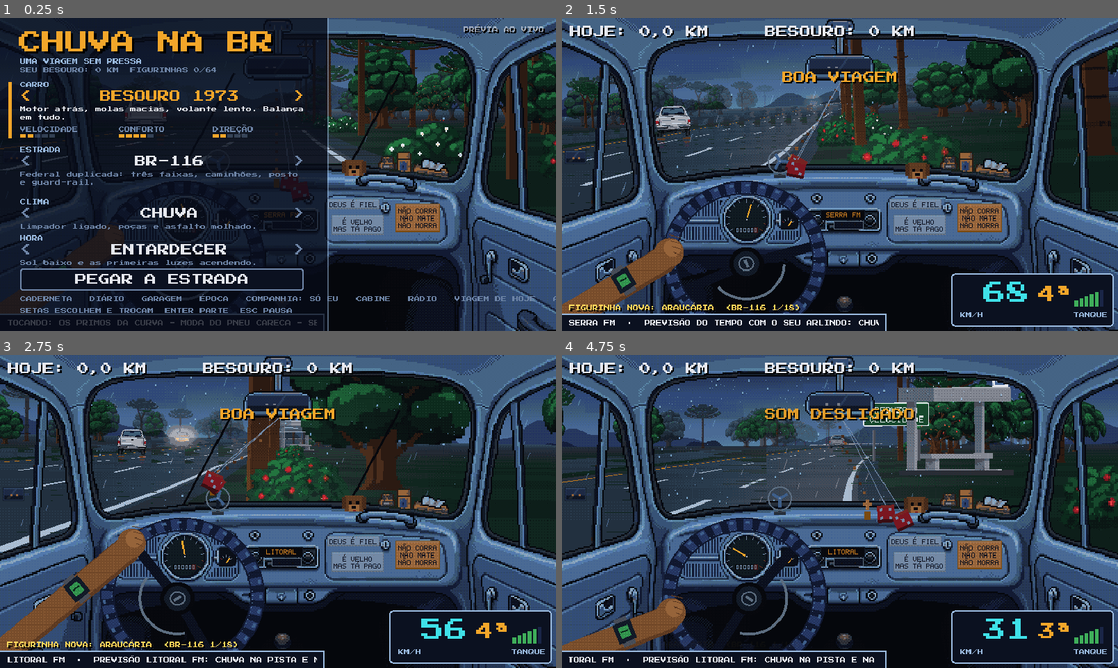
Above: before the commit, frames 1-4 (two rows, left to right).
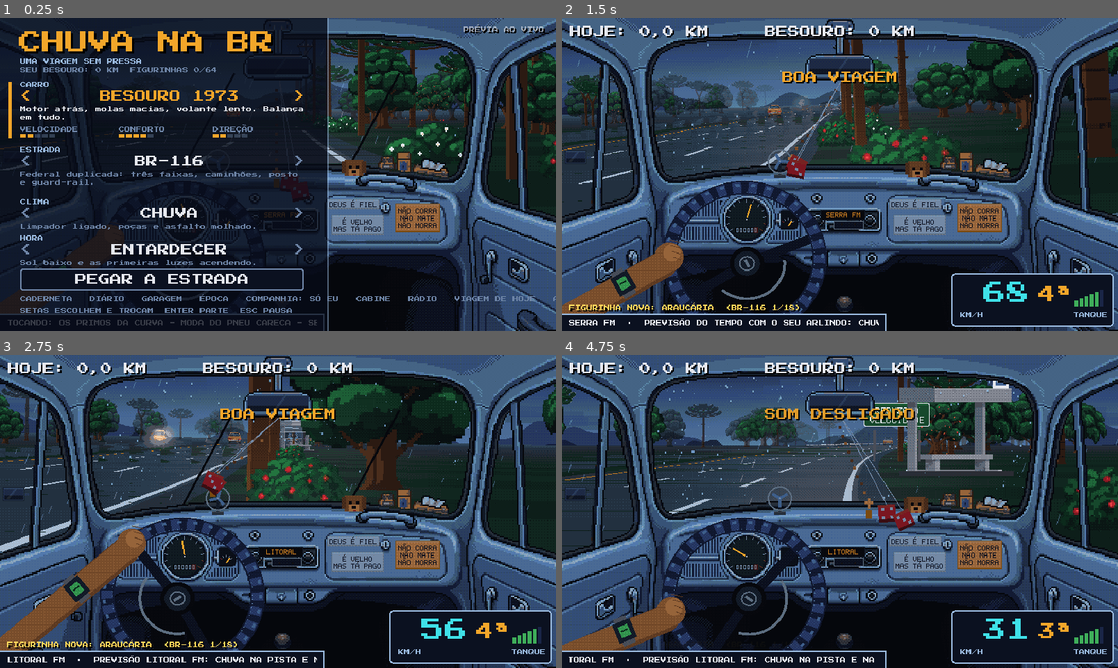
Above: after the commit, the same moments.

Repository: natanaelcd-coder/chuva-na-br-godot
Game: Godot game, scene res://main.tscn
Two runs of this game, one before a commit and one after it. Both use one fixed random seed, a clock stepped at 60 frames per second and the inputs below. Sound files missing from this copy of the repository are replaced by a short silence.
Inputs (mouse positions are in pixels of both pictures, inside the frame that each line leads up to):
- Up to frame 1 (0.25 s): no input
- Up to frame 2 (1.5 s): tap Enter at 0.5, 0.6 s; move the mouse to (962, 158) at 0.52 s; hold Right 0.53-1.25 s; click (962, 158) at 0.67 s; tap Space at 0.77, 1.07 s; drag from (728, 190) to (812, 237) at 1.27 s
- Up to frame 3 (2.75 s): move the mouse to (333, 442) at 2.02 s; hold Right from 2.03 s (still down); tap R at 2.1 s
- Up to frame 4 (4.75 s): release Right at 2.75 s; drag from (812, 574) to (673, 464) at 2.77 s; move the mouse to (1006, 558) at 3.52 s; hold Left 3.53-4.25 s; tap M at 3.6 s; tap Space at 3.77, 4.07 s; drag from (673, 464) to (756, 433) at 4.27 s

The runs differ from the first frame. In frame 1, 0.4% of the frame differs, in the area x 1-92%, y 7-53%; in frame 2, 8.6%, in the area x 0-100%, y 6-95%; in frame 3, 3.5%; in frame 4, 7.6%.

Commit message:
Posto e venda da beira da estrada refeitos na PixelLab; moto e van no trânsito
Posto e venda sem texto na geração (letreiros escritos com a fonte do jogo em fit_estrada.py).
Motos (de trás e de frente) e van/furgão entram no sorteio das três estradas, com largura
própria (ww) e caixa de colisão menor para a moto (hb). Capturas em tests/cap_veiculos.gd.

Co-Authored-By: Claude Sonnet 5.5 <noreply@anthropic.com>
Claude-Session: https://claude.ai/code/session_01AAXhWSydK8E4nrsjVJ2YaC

Diff:
--- a/scripts/game.gd
+++ b/scripts/game.gd
@@ -23,7 +23,7 @@
 	"front_mod0", "front_mod1", "cerca", "eucalipto", "cafe", "casa_sitio", "capela", "vaca0", "vaca1", "porteira",
 	"placa_queijo", "placa_ovos", "placa_gado", "venda", "ipe", "bambu", "placa_sitio0", "placa_sitio1", "placa_sitio2",
 	"placa_venda", "luminaria", "muro", "portico", "led0", "led1", "sos", "placa_radar", "placa_saida", "placa_pedagio",
-	"placa_parada", "parada", "boiadeiro"]
+	"placa_parada", "parada", "boiadeiro", "moto0", "moto1", "front_moto0", "front_moto1", "van0", "van1", "front_van0"]
 
 # the trip the player picked (menu), and what it resolves to
 var cfg := {"car": "besouro", "road": "br", "weather": "chuva", "time": "entardecer"}
@@ -632,33 +632,74 @@
 		y += lerpf(NOISE[i] * (0.25 + ROUGH[i]), NOISE[j] * (0.25 + ROUGH[j]), k) * rough * 16.0
 	return y
 
+# traffic entry for the vehicles that are not car-wide (motorbikes, vans): the sprite width follows the picture (94 px = 900 units)
+func _veh(z: float, x: float, v: float, t_name: String, dir: int) -> Dictionary:
+	var tx: Texture2D = tex[t_name]
+	var e := {"z": z, "x": x, "v": v, "tex": tx, "dir": dir, "ww": 900.0 * tx.get_width() / 94.0}
+	if t_name.contains("moto"):
+		e["hb"] = 0.34
+	return e
+
 func _spawn_cars() -> void:
 	if cfg.road == "terra":
 		for i in 12:   # our side: tractors and old cars; you overtake them through the oncoming lane
 			var tr := i % 4 == 0
 			var boi := i % 6 == 5   # the cattle truck, slow on the dirt
+			if i == 7 or i == 9:   # a motorbike on the dirt
+				cars.append(_veh(randf_range(0, TRACK), LANES[1], randf_range(40, 52), "moto%d" % (0 if i == 7 else 1), 1))
+				continue
 			cars.append({"z": randf_range(0, TRACK), "x": LANES[1], "v": randf_range(18, 24) if tr else (randf_range(28, 36) if boi else randf_range(38, 52)),
 				"tex": tex["trator"] if tr else (tex["boiadeiro"] if boi else tex["car%d" % (randi() % 7)]), "dir": 1})
 		for i in 7:
-			cars.append({"z": randf_range(0, TRACK), "x": LANES[0], "v": -randf_range(40, 58), "tex": tex["front%d" % (randi() % 3)], "dir": -1})
+			if i == 2:
+				cars.append(_veh(randf_range(0, TRACK), LANES[0], -randf_range(40, 55), "front_moto%d" % randi_range(0, 1), -1))
+			elif i == 5:
+				cars.append(_veh(randf_range(0, TRACK), LANES[0], -randf_range(40, 52), "front_van0", -1))
+			else:
+				cars.append({"z": randf_range(0, TRACK), "x": LANES[0], "v": -randf_range(40, 58), "tex": tex["front%d" % (randi() % 3)], "dir": -1})
 	elif cfg.road == "expressa":
 		var spd := [[100, 115], [88, 100], [74, 86], [58, 70]]
 		for i in 32:
 			var l := i % 4
 			var heavy := l == 3 and randf() < 0.6
 			var t_name: String = (["car7", "onibus"].pick_random() if heavy else ["mod0", "mod1", "mod2", "mod3", "mod0"].pick_random())
-			cars.append({"z": randf_range(0, TRACK), "x": LANES[l], "v": randf_range(spd[l][0], spd[l][1]), "tex": tex[t_name], "dir": 1})
+			if i == 5 or i == 18:
+				t_name = "van%d" % (i % 2)
+			elif i == 9 or i == 26:
+				t_name = "moto%d" % (i % 2)
+			var ev := _veh(randf_range(0, TRACK), LANES[l], randf_range(spd[l][0], spd[l][1]), t_name, 1)
+			if t_name.begins_with("car") or t_name.begins_with("mod") or t_name == "onibus":
+				ev = {"z": ev.z, "x": ev.x, "v": ev.v, "tex": tex[t_name], "dir": 1}
+			cars.append(ev)
 		for i in 12:
-			cars.append({"z": randf_range(0, TRACK), "x": -2.4 if i % 2 else -3.1, "v": -randf_range(80, 105),
-				"tex": tex[["front_mod0", "front_mod1", "front0"][i % 3]], "dir": -1})
+			var fn: String = ["front_mod0", "front_mod1", "front0"][i % 3]
+			if i == 4 or i == 11:
+				fn = "front_van0" if i == 4 else "front_moto1"
+			if fn.contains("van") or fn.contains("moto"):
+				cars.append(_veh(randf_range(0, TRACK), -2.4 if i % 2 else -3.1, -randf_range(80, 105), fn, -1))
+			else:
+				cars.append({"z": randf_range(0, TRACK), "x": -2.4 if i % 2 else -3.1, "v": -randf_range(80, 105), "tex": tex[fn], "dir": -1})
 	else:
 		for i in 26:
 			var l := i % 3
 			var sp := randf_range(55, 68) if l == 0 else (randf_range(45, 58) if l == 1 else randf_range(34, 48))
 			var name: String = ["car7", "car7", "boiadeiro"].pick_random() if (l == 2 and randf() < 0.35) else "car%d" % (randi() % 7)
-			cars.append({"z": randf_range(0, TRACK), "x": LANES[l], "v": sp, "tex": tex[name], "dir": 1})
+			if i == 4 or i == 16:   # a motorbike keeping up with the left lane
+				cars.append(_veh(randf_range(0, TRACK), LANES[l], randf_range(55, 68), "moto%d" % (i % 2), 1))
+			elif i == 7 or i == 19 or i == 23:
+				cars.append(_veh(randf_range(0, TRACK), LANES[l], sp, "van%d" % (i % 2), 1))
+			else:
+				cars.append({"z": randf_range(0, TRACK), "x": LANES[l], "v": sp, "tex": tex[name], "dir": 1})
 		for i in 9:
-			cars.append({"z": randf_range(0, TRACK), "x": -2.1 if i % 2 else -2.8, "v": -randf_range(50, 70), "tex": tex["front%d" % (randi() % 3)], "dir": -1})
+			var fn := "front%d" % (randi() % 3)
+			if i == 3:
+				fn = "front_moto0"
+			elif i == 6:
+				fn = "front_van0"
+			if fn.contains("van") or fn.contains("moto"):
+				cars.append(_veh(randf_range(0, TRACK), -2.1 if i % 2 else -2.8, -randf_range(50, 70), fn, -1))
+			else:
+				cars.append({"z": randf_range(0, TRACK), "x": -2.1 if i % 2 else -2.8, "v": -randf_range(50, 70), "tex": tex[fn], "dir": -1})
 
 func _init_weather() -> void:
 	for i in 90:
@@ -1163,7 +1204,7 @@
 	var close := false
 	if started:   # cruise control (and the autopilot) yields to the car ahead instead of ramming it
 		for c in cars:
-			if c.dir > 0 and (absf(c.x - px) < 0.46 or (auto and absf(c.x - LANES[lane]) < 0.3)):
+			if c.dir > 0 and (absf(c.x - px) < c.get("hb", 0.46) or (auto and absf(c.x - LANES[lane]) < 0.3)):
 				var dd := fposmod(c.z - pos, TRACK)
 				var cvv: float = c.get("cur", c.v)   # what it is actually doing, e.g. stuck behind a tractor
 				if dd > 250.0 and dd < 9000.0:   # square-root braking curve: always enough room to slow down
@@ -1374,10 +1415,11 @@
 					cv = o.v
 			var d := fposmod(c.z - pos, TRACK)
 			var dxl := absf(c.x - px)
+			var hb: float = c.get("hb", 0.46)   # a motorbike is narrow: a smaller bubble
 			if d > TRACK - 1400.0 and dxl < 0.5:   # following us: keep a gap instead of creeping onto our bumper
 				cv = minf(cv, maxf(0.0, v + (TRACK - d - 1000.0) * 0.02))
 			# we cut in front of a faster car close behind: it brakes for about a second and honks, we keep our lane
-			if d > TRACK - 1200.0 and dxl < 0.46 and c.v > v and c.get("honk_t", 0.0) <= 0.0:
+			if d > TRACK - 1200.0 and dxl < hb and c.v > v and c.get("honk_t", 0.0) <= 0.0:
 				c.hold_t = 1.2
 				c.honk_t = 5.0
 				_sfx("horn")
@@ -1385,14 +1427,14 @@
 			if c.get("hold_t", 0.0) > 0.0:
 				c.hold_t -= dt
 				cv = minf(cv, maxf(0.0, v - 20.0))
-			var behind_overlap := d > TRACK - 500.0 and dxl < 0.46
-			var swipe := d <= 250.0 and dxl < 0.46   # alongside a car ahead: no driving through it
+			var behind_overlap := d > TRACK - 500.0 and dxl < hb
+			var swipe := d <= 250.0 and dxl < hb   # alongside a car ahead: no driving through it
 			if swipe:
 				var sgn := 1.0 if px >= c.x else -1.0
-				px = c.x + sgn * 0.46
+				px = c.x + sgn * hb
 				vx = sgn * 0.45
 				kick = sgn * 0.5
-			if (d < 1250.0 and d > 250.0 and dxl < 0.46 and v > c.v) or swipe or behind_overlap:
+			if (d < 1250.0 and d > 250.0 and dxl < hb and v > c.v) or swipe or behind_overlap:
 				sfx["bump"].volume_db = linear_to_db(0.4 + 0.6 * clampf((v - c.v) / 40.0, 0.0, 1.0))
 				if not swipe and not behind_overlap:
 					v = lerpf(v, maxf(0.0, cv - 6.0), minf(1.0, dt * 10.0))   # a firm shove over ~0.2 s, not a wall
@@ -1411,13 +1453,14 @@
 		elif road.two_way and absf(c.x) < 1.0:   # oncoming, on our road: flashes and honks, a touch costs a step
 			var d2 := fposmod(c.z - pos, TRACK)
 			var dxo := absf(c.x - px)
+			var hbo: float = c.get("hb", 0.46)
 			c.honk_t = maxf(0.0, c.get("honk_t", 0.0) - dt)
 			c.flash_t = maxf(0.0, c.get("flash_t", 0.0) - dt)
-			if started and dxo < 0.46 and d2 < 9000.0 and c.honk_t <= 0.0:
+			if started and dxo < hbo and d2 < 9000.0 and c.honk_t <= 0.0:
 				c.honk_t = 6.0
 				c.flash_t = 1.4
 				_sfx("horn")
-			if (d2 < 450.0 or d2 > TRACK - 250.0) and dxo < 0.46:
+			if (d2 < 450.0 or d2 > TRACK - 250.0) and dxo < hbo:
 				px = c.x + 0.48
 				vx = 0.5
 				kick = 0.6
--- a/scripts/world.gd
+++ b/scripts/world.gd
@@ -506,7 +506,7 @@
 		for c in sg.cars:
 			var k: float = fmod(c.z, SEG) / SEG
 			var sy := lerpf(asy, bsy, k)
-			var r := _sprite(c.tex, 900.0, lerpf(a_s, b_s, k), lerpf(asx, bsx, k) + lerpf(asw, bsw, k) * c.x, sy, clip, alpha)
+			var r := _sprite(c.tex, c.get("ww", 900.0), lerpf(a_s, b_s, k), lerpf(asx, bsx, k) + lerpf(asw, bsw, k) * c.x, sy, clip, alpha)
 			if r.size.x == 0.0:
 				continue
 			var rx := r.position.x
--- /dev/null
+++ b/tests/cap_veiculos.gd
@@ -0,0 +1,63 @@
+extends SceneTree
+# Captures of the roadside stops (posto, venda) and of the motorbike and van in traffic.
+#   xvfb-run -a godot --path . --fixed-fps 60 --rendering-driver opengl3 --audio-driver Dummy --script res://tests/cap_veiculos.gd -- <dir> [tempo] [clima]
+const MAIN := preload("res://main.tscn")
+var out := "/tmp"
+
+func _initialize() -> void:
+	_run.call_deferred()
+
+func _run() -> void:
+	var a := OS.get_cmdline_user_args()
+	if a.size() > 0:
+		out = a[0]
+	var tm: String = a[1] if a.size() > 1 else "dia"
+	var wx: String = a[2] if a.size() > 2 else "sol"
+	Engine.set_meta("test_seed", 5)
+	var g = MAIN.instantiate()
+	root.add_child(g)
+	await process_frame
+	for road in ["terra", "br", "expressa"]:
+		g.cfg = {"car": "besouro", "road": road, "weather": wx, "time": tm}
+		g.setup()
+		g.begin()
+		g.set_cam(1)
+		g.set_auto(true)
+		g.hud.toast_t = 0.0
+		await process_frame
+		await process_frame
+		# the stop, a few segments ahead
+		if road != "expressa":
+			var stop: String = g.road.stop
+			var est = g.get_node("estrada")
+			var sa: int = est.stops[0].a
+			while est.cursor < sa + 5:   # drive on, a few hundred segments a frame, until the feature has dressed the stop
+				g.pos = fmod(g.pos + 300.0 * g.SEG, g.TRACK)
+				await process_frame
+			g.pos = float(posmod(sa - 13, g.N)) * g.SEG
+			var names := []
+			for d in range(-3, 4):
+				for q in g.segs[posmod(sa + d, g.N)].spr:
+					names.append("%d:%s@%.2f" % [d, q.name, q.off])
+			print(road, " stop at ", sa, " ", names)
+			for f in 12:
+				await process_frame
+			root.get_texture().get_image().save_png("%s/%s_%s_%s_%s.png" % [out, road, tm, wx, stop])
+		# each kind of motorbike or van: the player behind it (our side) or facing it (oncoming)
+		var seen := {}
+		for c in g.cars:
+			var n := ""
+			for k in g.tex.keys():
+				if g.tex[k] == c.tex:
+					n = k
+			if not (n.contains("moto") or n.contains("van")) or seen.has(n):
+				continue
+			seen[n] = true
+			g.pos = fposmod(c.z - (950.0 if c.dir > 0 else 2300.0), g.TRACK)
+			g.px = c.x if c.dir > 0 else g.LANES[g.lane]
+			g.v = 0.0
+			for f in 6:
+				await process_frame
+			root.get_texture().get_image().save_png("%s/%s_%s_%s_%s.png" % [out, road, tm, wx, n])
+		print(road, " ", seen.keys())
+	quit()
Binary file added: assets/sprites/front_moto0.png
Not shown, added: assets/sprites/front_moto0.png.import
Binary file added: assets/sprites/front_moto1.png
Not shown, added: assets/sprites/front_moto1.png.import
Binary file added: assets/sprites/front_van0.png
Not shown, added: assets/sprites/front_van0.png.import
Binary file added: assets/sprites/moto0.png
Not shown, added: assets/sprites/moto0.png.import
Binary file added: assets/sprites/moto1.png
Not shown, added: assets/sprites/moto1.png.import
Binary file changed: assets/sprites/posto.png
Binary file added: assets/sprites/van0.png
(and 32 more such lines)
